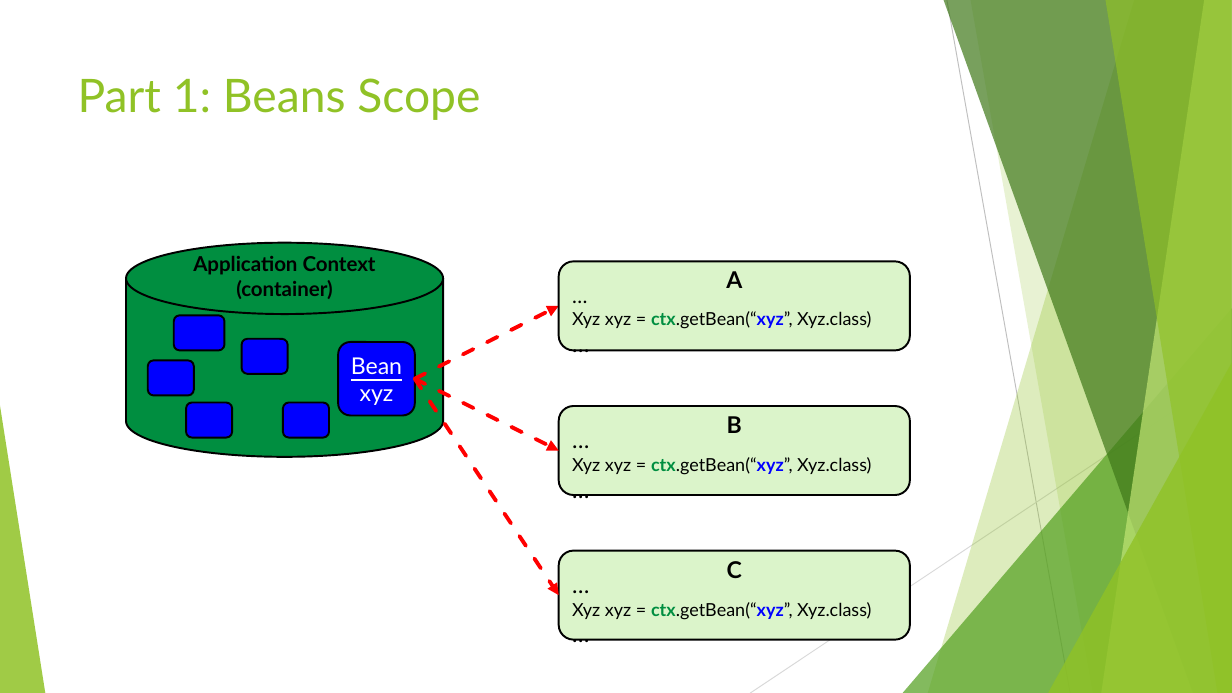
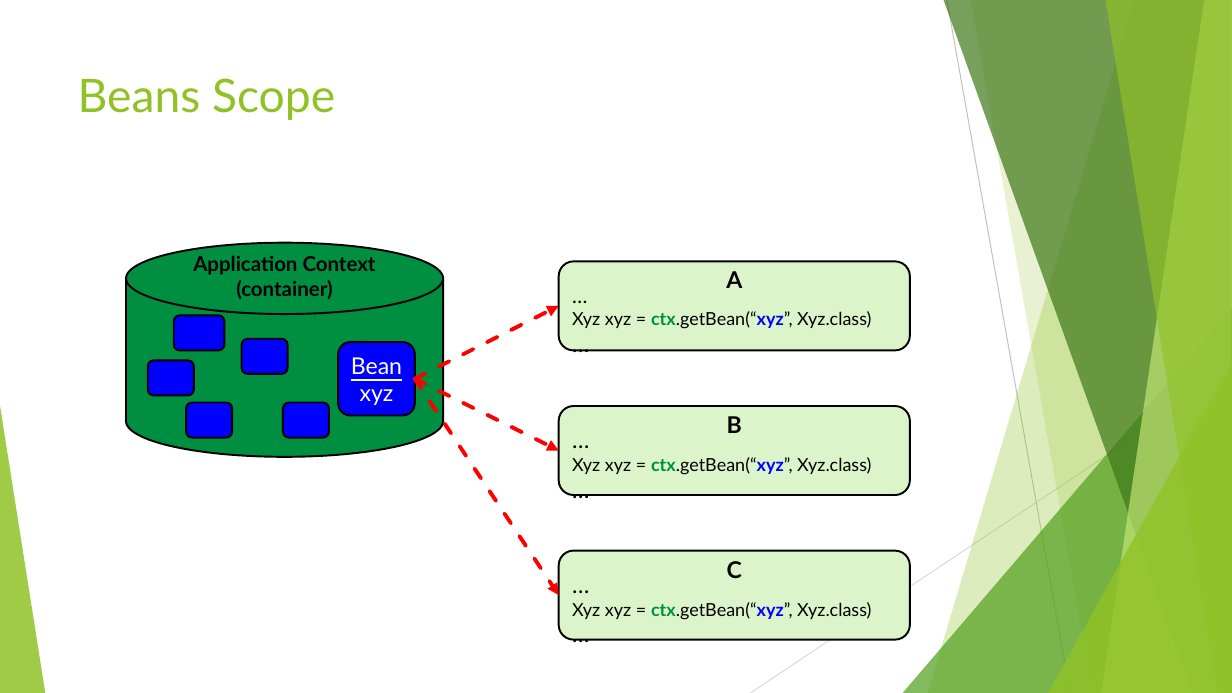
Before and after one commit to idanshal/sb-todo-app-tdp, a slide deck: slide 41 of course_data/presentations/practical_spring_boot_for_tdp_02.pptx (slide 53 before the commit). Drawn at 1232x693 pixels with LibreOffice and Linux fonts; fonts in the diff are those of the drawing. Boxes give left, top, right and bottom in pixels: in the first picture for what was removed or moved away, otherwise in the second. Text is boxed around its words. In the diff, an @@ line names an element or a change of style, - is before the commit and + after.

```diff
--- a/course_data/presentations/practical_spring_boot_for_tdp_02.pptx
+++ b/course_data/presentations/practical_spring_boot_for_tdp_02.pptx
@@ title at bbox=[78, 78, 335, 120]: text changed @@
-Part 1: Beans Scope
+Beans Scope
```
Also in this commit, not shown: 6 other slides changed, 14 slides removed, 2 other files.
